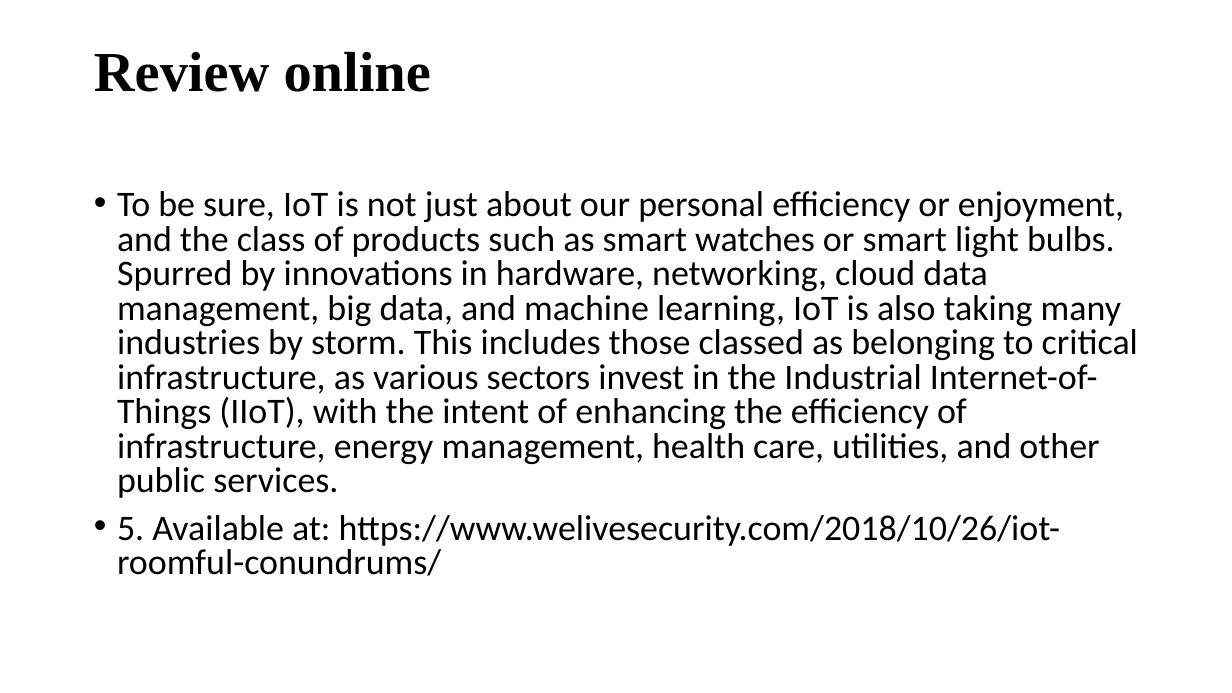
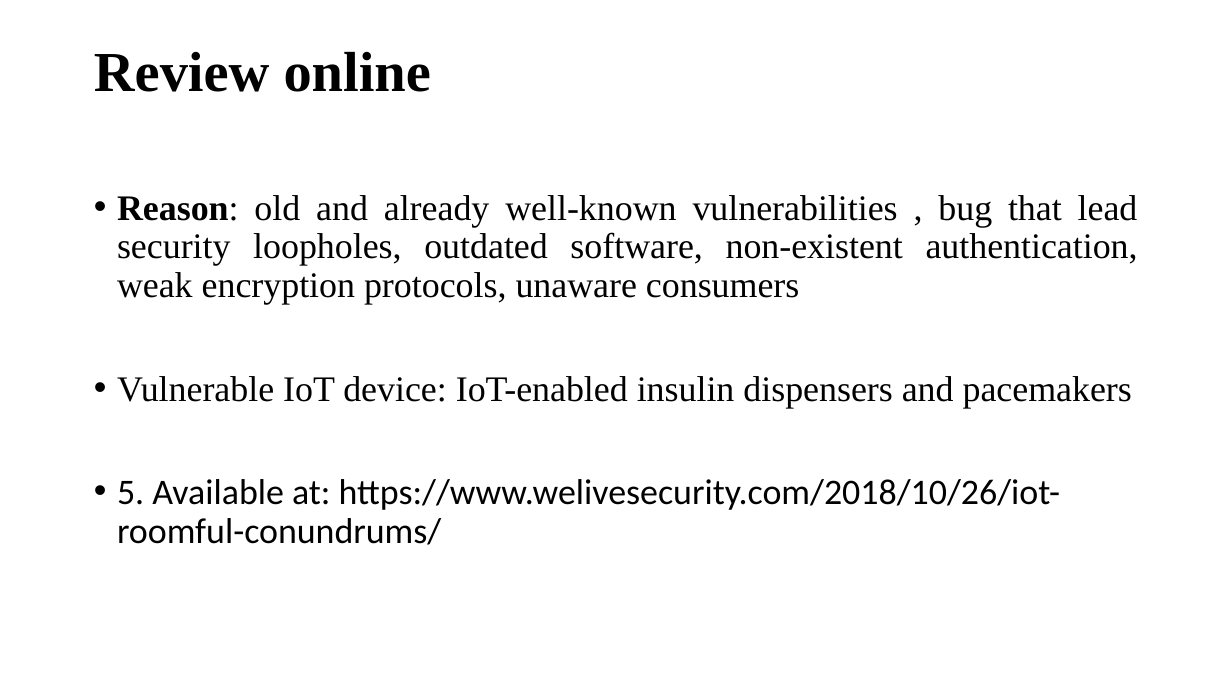
Before and after one commit to ahass046/necessary_files, a slide deck: slide 6 of Second_week/Picking up IoT.pptx. Drawn at 1232x693 pixels with LibreOffice and Linux fonts; fonts in the diff are those of the drawing. Boxes give left, top, right and bottom in pixels: in the first picture for what was removed or moved away, otherwise in the second. Text is boxed around its words. In the diff, an @@ line names an element or a change of style, - is before the commit and + after.

```diff
--- a/Second_week/Picking up IoT.pptx
+++ b/Second_week/Picking up IoT.pptx
@@ text at box(117, 195, 1138, 408): text changed; font Calibri to Times New Roman @@
-• To be sure, IoT is not just about our personal efficiency or enjoyment, and the class of products such as smart watches or smart light bulbs. Spurred by innovations in hardware, networking, cloud data management, big data, and machine learning, IoT is also taking many industries by storm. This includes those classed as belonging to critical infrastructure, as various sectors invest in the Industrial Internet-of-Things (IIoT), with the intent of enhancing the efficiency of infrastructure, energy management, health care, utilities, and other public services.
+• Reason: old and already well-known vulnerabilities , bug that lead security loopholes, outdated software, non-existent authentication, weak encryption protocols, unaware consumers
+• Vulnerable IoT device: IoT-enabled insulin dispensers and pacemakers
@@ text at box(117, 479, 1061, 545): line spacing 0.8 to 0.9 @@
```
Also in this commit, not shown: 1 other slide changed, 1 slide added.
